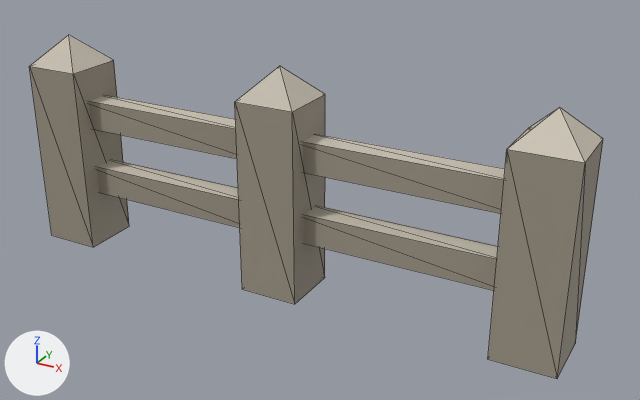
The glTF model models/decor/fence.glb, before and after one commit.
One viewpoint serves both versions: a 50 mm camera at (0.677, -1.107, 0.719) aimed at (0.06, 0.015, 0.158). The lights are fixed; the arrows at lower left show +X, +Y and +Z. The picture after the commit comes second. Mesh edges are drawn as thin lines. Vertices at exactly the same position are counted once.

The scene before the commit, as lines of its bpy script (objects in view):
```python
me_base = bpy.data.meshes.new('base')
me_base.from_pydata(...)  # 59 vertices, 90 faces; spans x -1.0..1.0, y -0.11..0.11, z -0.39..0.39
me_base.materials.append(mat_base)
ob_base = bpy.data.objects.new('base', me_base)
ob_base.location = (0.0, 0.0, 0.185)
ob_base.scale = (0.47, 0.47, 0.47)
```
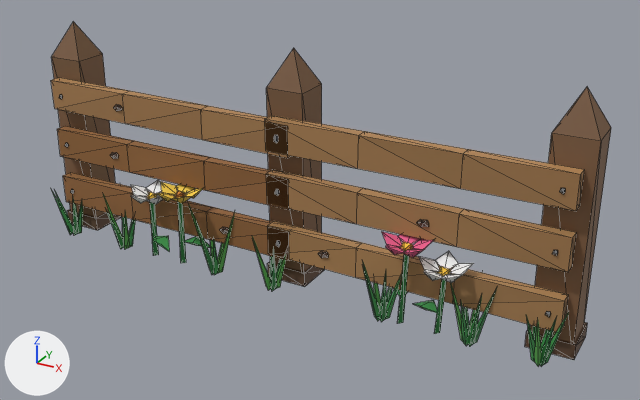
What differs and where, as boxes (x1, y1, x2, y2) in the pictures (640 x 400 px; the box of a moved part takes in the faces that stretch with it):
'base', reshaped, moved, rescaled
    before: (29, 35, 603, 379)
    after: (51, 22, 611, 367)
part 1 of me_base, moved or reshaped
    before: (29, 35, 129, 247)
    after: (52, 22, 115, 217)
part 2 of me_base, added (brown)
    after: (67, 209, 122, 230)
part 3 of me_base, added (brown)
    after: (267, 262, 325, 287)
part 4 of me_base, moved or reshaped
    before: (488, 108, 603, 379)
    after: (530, 87, 611, 343)
part 5 of me_base, added (brown)
    after: (525, 322, 587, 360)
part 6 of me_base, rebuilt (37% narrower)
    before: (235, 66, 325, 304)
    after: (266, 48, 322, 272)
part 7 of me_base, rebuilt
    before: (89, 95, 237, 159)
    after: (51, 77, 290, 158)
part 8 of me_base, rebuilt
    before: (303, 134, 505, 214)
    after: (265, 115, 585, 211)
part 9 of me_base, reshaped
    before: (96, 160, 498, 290)
    after: (51, 94, 576, 367)

What changed in the scene script:
```text
Add mat_metal:
    mat_metal = bpy.data.materials.new('metal')
    mat_metal.use_nodes = True; mat_metal.node_tree.nodes.clear()
    _N = mat_metal.node_tree.nodes; _L = mat_metal.node_tree.links
    n0 = _N.new('ShaderNodeBsdfPrincipled'); n0.name = 'Principled BSDF'
    n0.inputs[1].default_value = 0.9  # 'Metallic'
    n0.inputs[2].default_value = 0.32  # 'Roughness'
    n1 = _N.new('ShaderNodeOutputMaterial'); n1.name = 'Material Output'
    n2 = _N.new('ShaderNodeVertexColor'); n2.name = 'Color Attribute'
    _L.new(n0.outputs[0], n1.inputs[0])  # 'BSDF' to 'Surface'
    _L.new(n2.outputs[0], n0.inputs[0])  # 'Color' to 'Base Color'
Change me_base:
    used by ob_base; location = (0.0, 0.0, 0.185); scale = (0.47, 0.47, 0.47)
    remove me_base.from_pydata(...)  # 59 vertices, 90 faces; spans x -1.0..1.0, y -0.11..0.11, z -0.39..0.39
    add me_base.from_pydata(...)  # 595 vertices, 802 faces; spans x -1.0..1.0, y -0.15..0.15, z -0.41..0.41
    me_base part 1: the loose piece of 9 vertices spanning x -1.0..-0.79, y -0.11..0.11, z -0.39..0.39 is scaled about its middle by (0.628, 0.589, 0.991), then moved by (-0.03, 0.08, -0.01)
    me_base part 2: a new loose piece, a box spanning x -1.0..-0.85, y 0.009..0.151, z -0.404..-0.352, in mat_base
    me_base part 3: a new loose piece, a box spanning x -0.072..0.079, y 0.009..0.151, z -0.404..-0.352, in mat_base
    me_base part 4: the loose piece of 9 vertices spanning x 0.79..1.0, y -0.11..0.11, z -0.39..0.39 is scaled about its middle by (0.628, 0.589, 1.02), then moved by (0.03, 0.08, 0.0)
    me_base part 5: a new loose piece, a box spanning x 0.85..1.0, y 0.009..0.151, z -0.404..-0.352, in mat_base
    me_base part 6: the loose piece of 9 vertices spanning x -0.11..0.11, y -0.11..0.11, z -0.39..0.39 is rebuilt with 9 vertices and now spans x -0.06..0.07, y 0.02..0.14, z -0.4..0.4
    me_base part 7: the loose piece of 8 vertices spanning x -0.87..-0.02, y -0.04..0.04, z 0.06..0.17 is rebuilt with 16 vertices and now spans x -0.96..0.04, y -0.03..0.01, z 0.07..0.19
    me_base part 8: the loose piece of 8 vertices spanning x 0.02..0.87, y -0.04..0.04, z 0.06..0.17 is rebuilt with 16 vertices and now spans x -0.04..0.96, y -0.03..0.01, z 0.08..0.2
    me_base part 9: 16 vertices removed from x -0.87..0.87, y -0.04..0.04, z -0.19..-0.09; 512 vertices added at x -0.98..0.98, y -0.15..0.05, z -0.41..0.15
    add me_base.materials.append(mat_metal)
Change ob_base:
    ob_base.location: (0.0, 0.0, 0.185) -> (0.0, 0.0, 0.196)
    ob_base.scale: (0.47, 0.47, 0.47) -> (0.479, 0.479, 0.479)
```
